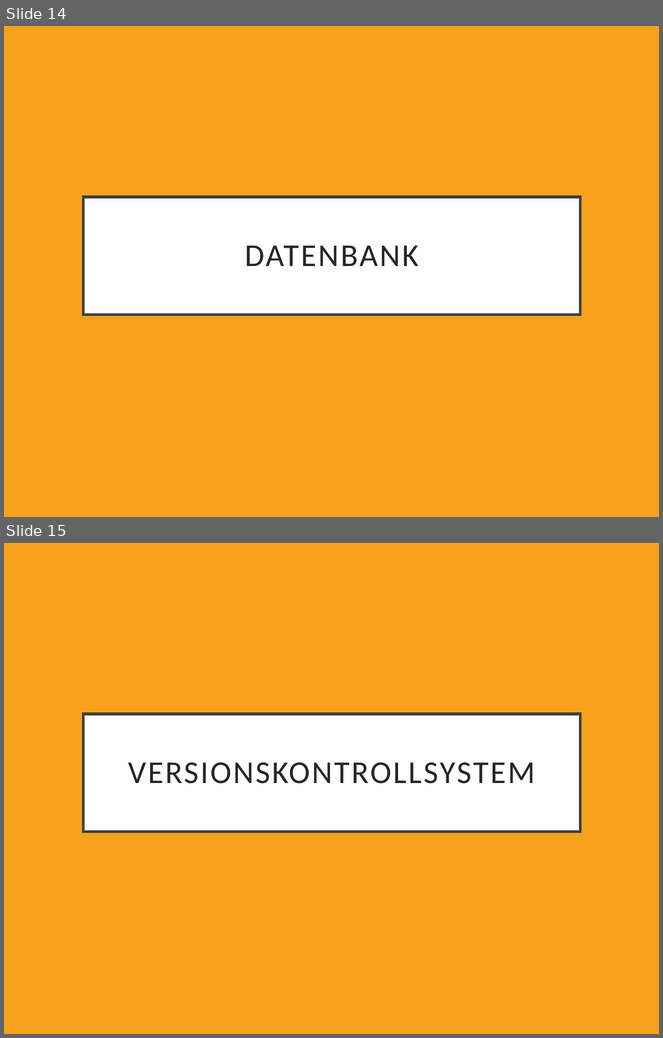
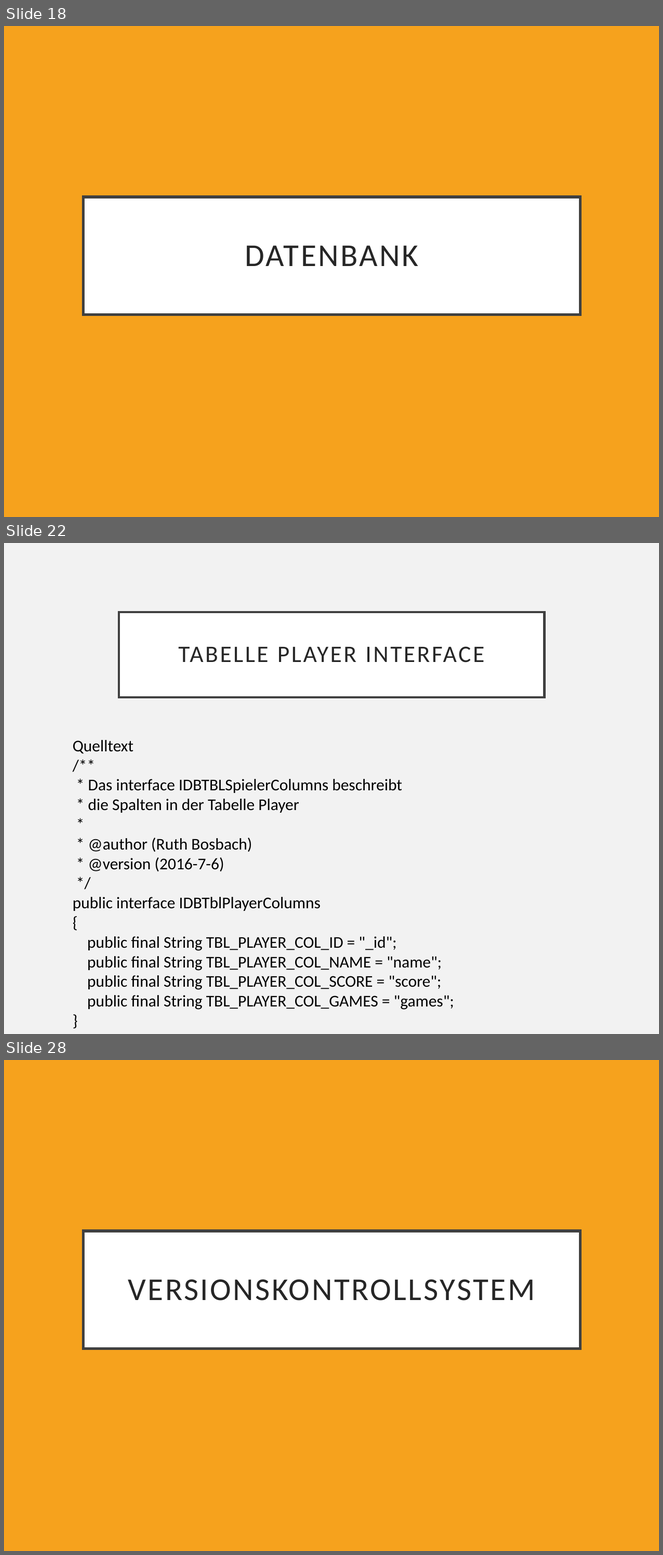
Before and after one commit to HeikoDudzus/VierGewinnt, a slide deck: Dokumente/Programmierprojekt.pptx. Shown one above the other, each under a label of ours: slides 14 and 15 before the commit, slides 18, 22 and 28 after it; the slides between them are not shown. The pictures are 663x1038 and 663x1555 pixels, drawn with LibreOffice and Linux fonts; fonts in the diff are those of the drawing. Boxes give left, top, right and bottom in pixels: in the first picture for what was removed or moved away, otherwise in the second. Text is boxed around its words. In the diff, an @@ line names an element or a change of style, - is before the commit and + after.

```diff
--- a/Dokumente/Programmierprojekt.pptx
+++ b/Dokumente/Programmierprojekt.pptx
@@ slide 22 added at [4, 543, 659, 1034], background #F2F2F2 @@
@@ title added at [119, 612, 545, 697], fill #FFFFFF, outline #404040 2.5 pt, 26 pt, text #262626 @@
+TABELLE PLAYER INTERFACE
@@ text added at [73, 740, 454, 1010], 18 pt, text #000000 @@
+Quelltext
+/**
+* Das interface IDBTBLSpielerColumns beschreibt
+* die Spalten in der Tabelle Player
+*
+* @author (Ruth Bosbach)
+* @version (2016-7-6)
+*/
+public interface IDBTblPlayerColumns
+{
+public final String TBL_PLAYER_COL_ID = "_id";
+public final String TBL_PLAYER_COL_NAME = "name";
+public final String TBL_PLAYER_COL_SCORE = "score";
+public final String TBL_PLAYER_COL_GAMES = "games";
+}
@@ what was slide 14 is now slide 18 @@
@@ what was slide 15 is now slide 28 @@
```
Also in this commit, not shown: 1 slide changed, 12 other slides added.
